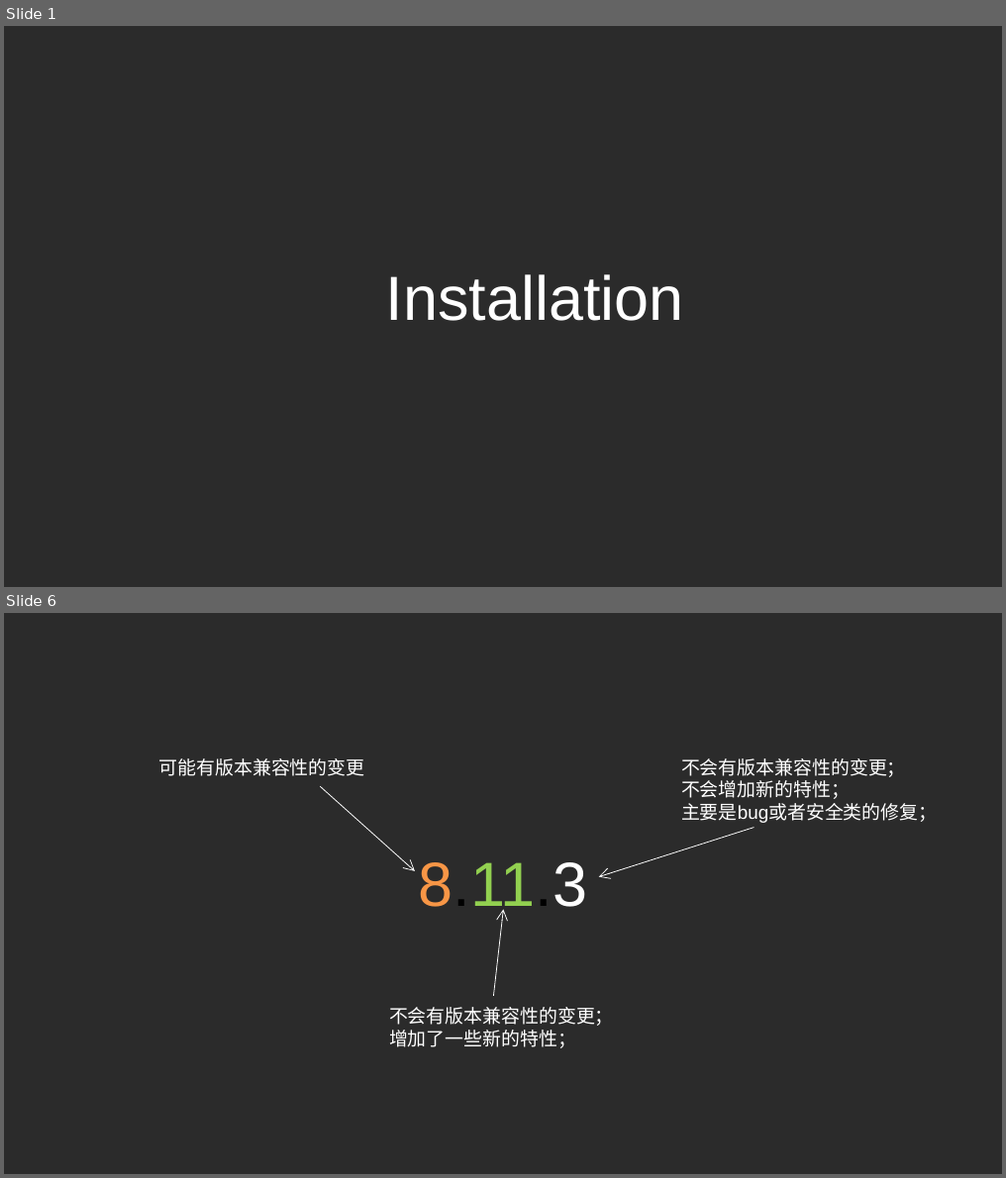
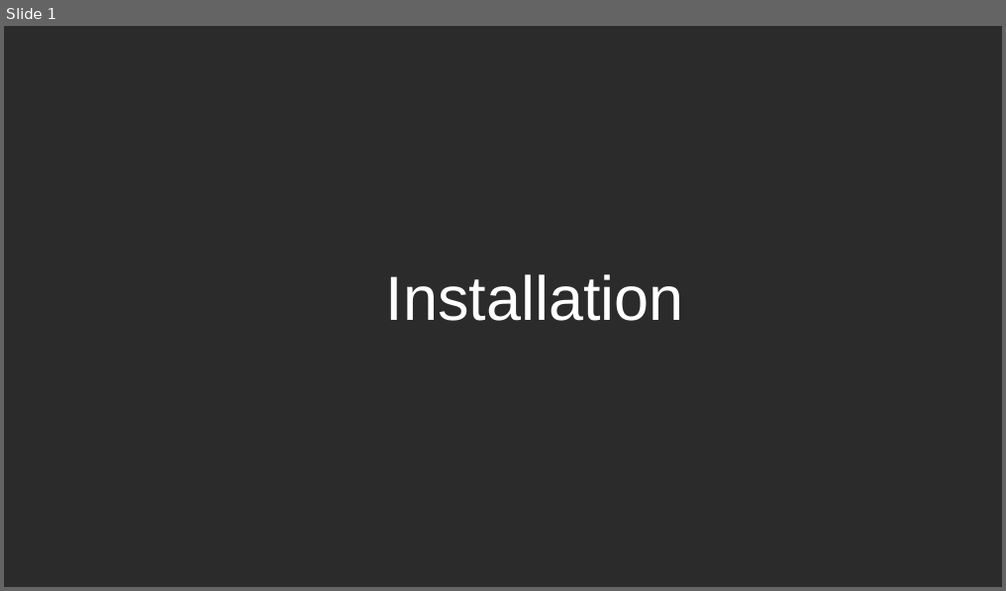
Before and after one commit to ldjdd/traing-library, a slide deck: css/css-flex.pptx. Shown one above the other, each under a label of ours: slides 1 and 6 before the commit, slide 1 after it; the slides between them are not shown. The pictures are 1006x1178 and 1006x591 pixels, drawn with LibreOffice and Linux fonts; fonts in the diff are those of the drawing; background and template pictures are left out; a plain dark background stands for a picture behind light text. Boxes give left, top, right and bottom in pixels: in the first picture for what was removed or moved away, otherwise in the second. Text is boxed around its words. In the diff, an @@ line names an element or a change of style, - is before the commit and + after.

```diff
--- a/css/css-flex.pptx
+++ b/css/css-flex.pptx
@@ slide 6 removed at <box>4,613,1002,1174</box>, background picture (left out) @@
@@ text removed at <box>159,759,365,776</box> @@
-可能有版本兼容性的变更
@@ text removed at <box>681,759,937,823</box> @@
-不会有版本兼容性的变更；
-不会增加新的特性；
-主要是bug或者安全类的修复；
@@ arrow removed from (320, 786) to (415, 871) @@
@@ arrow removed from (754, 828) to (599, 877) @@
@@ text removed at <box>419,862,587,918</box> @@
-8.11.3
@@ arrow removed from (494, 996) to (503, 909) @@
@@ text removed at <box>389,1007,614,1049</box> @@
-不会有版本兼容性的变更；
-增加了一些新的特性；
```
Also in this commit, not shown: 1 slide changed, 3 other slides removed, 19 other files.
